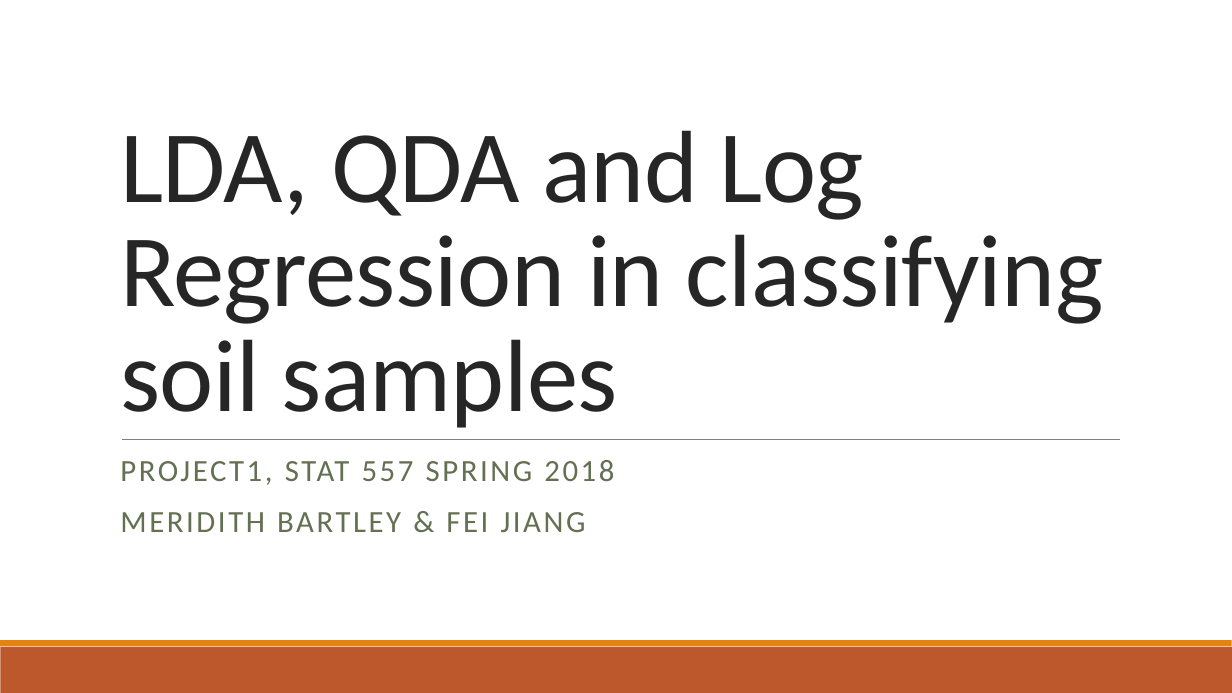
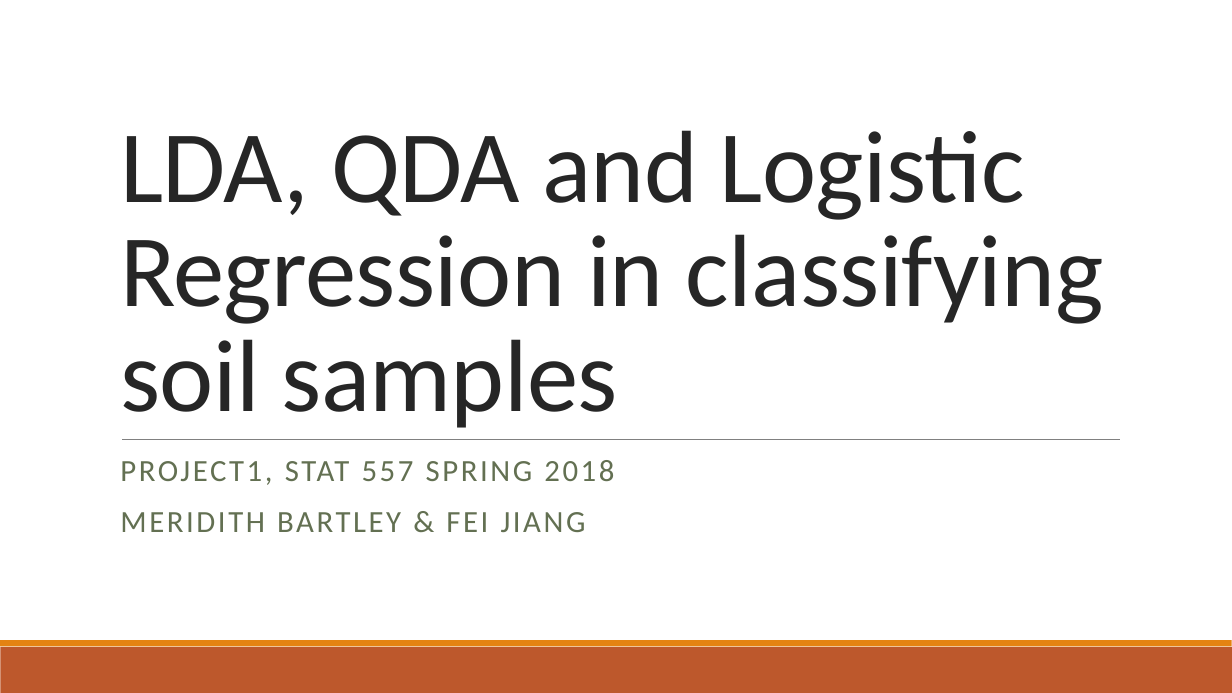
Before and after one commit to MLBartley/DataMiningCourse, a slide deck: slide 1 of Project1Slides.pptx. Drawn at 1232x693 pixels with LibreOffice and Linux fonts; fonts in the diff are those of the drawing. Boxes give left, top, right and bottom in pixels: in the first picture for what was removed or moved away, otherwise in the second. Text is boxed around its words. In the diff, an @@ line names an element or a change of style, - is before the commit and + after.

Commit message:
slides

```diff
--- a/Project1Slides.pptx
+++ b/Project1Slides.pptx
@@ title at [120,130,1104,428]: text changed @@
-LDA, QDA and Log Regression in classifying soil samples
+LDA, QDA and Logistic Regression in classifying soil samples
```
